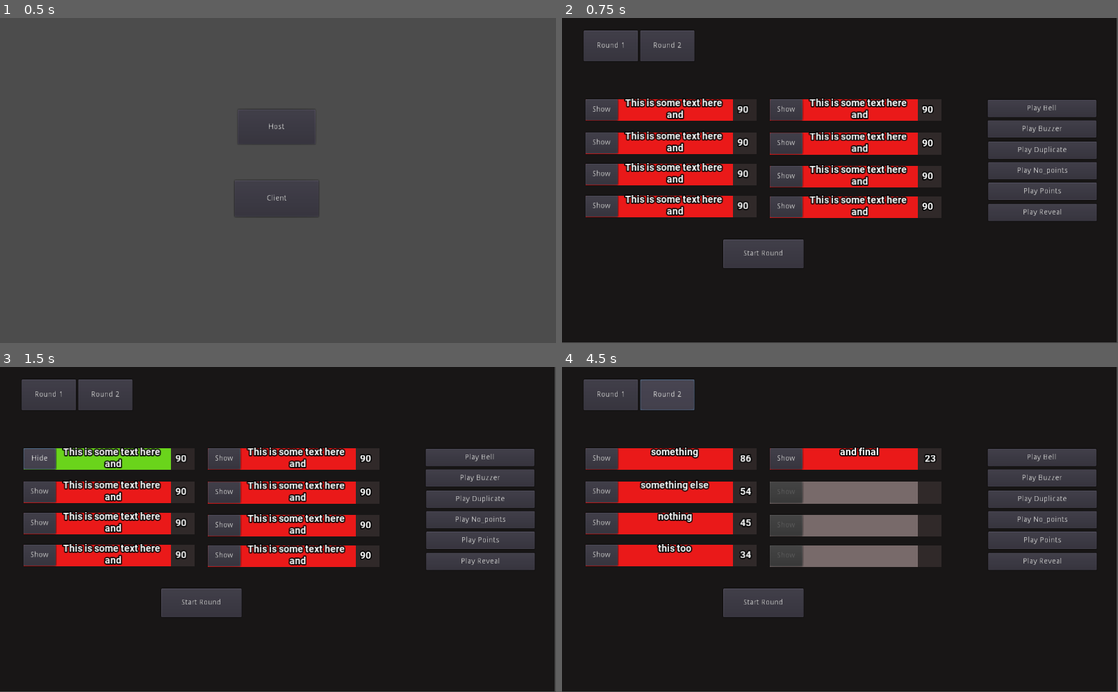
Above: before the commit, frames 1-4 (two rows, left to right).
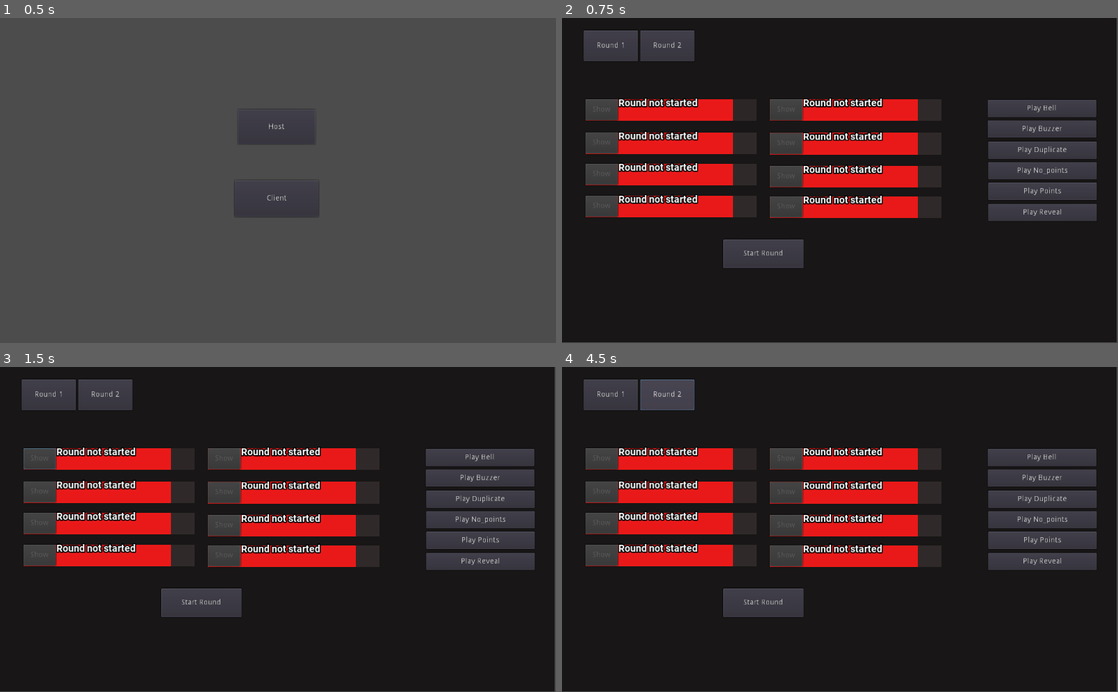
Above: after the commit, the same moments.

Repository: BlueM2ST/HalconFeud
Game: Godot game, scene res://Scenes/Main.tscn
Same seed, same stepped clock (60 frames per second), same inputs: the game is played once before the commit and once after it.
Inputs (mouse positions are in pixels of both pictures, inside the frame that each line leads up to):
- Up to frame 1 (0.5 s): no input
- Up to frame 2 (0.75 s): click "Host" at 0.5 s
- Up to frame 3 (1.5 s): click (38, 458) at 1.25 s, where only the run before the commit has a clickable "Show"
- Up to frame 4 (4.5 s): click (600, 458) at 2 s, where only the run before the commit has a clickable "Hide"; click "Play No_points" at 2.75 s; click "Round 1" at 3.5 s; click "Round 2" at 4.25 s

Frame 1 is identical in both runs. In frame 2, 4.5% of the frame differs, in the area x 5-67%, y 24-62%; in frame 3, 5.3%; in frame 4, 6.2%, in the area x 5-68%, y 24-62%.
Error after the commit: Attempt to call function 'get_children' in base 'null instance' on a null instance. (res://Scripts/host.gd:21)

Commit message:
added round selection, x button display

Diff:
--- a/Scripts/host.gd
+++ b/Scripts/host.gd
@@ -17,6 +17,9 @@
 	# connect sound buttons
 	for soundButton in get_node("SoundSection").get_children():
 		soundButton.connect("pressed", self, "sound_button_pressed", [soundButton])
+	# connect x buttons
+	for xButton in get_node("XButtons").get_children():
+		xButton.connect("pressed", self, "x_button_pressed", [xButton])
 	# connect button to start the round
 	$StartRoundButton.connect("pressed", self, "start_round_button_pressed")
 
@@ -25,9 +28,14 @@
 	self.show()
 	hostLoadAnswerDataFromFile()
 	hostDisplayRoundTabs()
+	hostResetRound()
 
 
-func toggle_button_pressed(button):
+func x_button_pressed(button:Button):
+	client.rpc("clientShowXButton", button.name)
+
+
+func toggle_button_pressed(button:Button):
 	if button.text == "Show":
 		button.get_parent().color = Color("#6ad41b")
 		client.rpc("clientShowAnswer", int(button.get_parent().name.split("")[-1])-1)
@@ -39,24 +47,20 @@
 
 
 func start_round_button_pressed():
-	displayNewRound()
+	client.rpc("clientDisplayRound", allRoundData[roundArray[currentRoundIndex]], roundArray[currentRoundIndex])
+	hostDisplayRound(allRoundData[roundArray[currentRoundIndex]], roundArray[currentRoundIndex])
 
 
-func sound_button_pressed(button):
+func sound_button_pressed(button:Button):
 	client.rpc("clientPlaySound", button.text.split(" ")[-1].to_lower())
 
 
-func round_select_button_pressed(button):
+func round_select_button_pressed(button:Button):
 	# the button name is the index of the answers to the round
 	if currentRoundIndex == int(button.name) -1:
 		return
 	currentRoundIndex = int(button.name) -1
-	displayNewRound()
-
-
-func displayNewRound():
-	client.rpc("clientDisplayRound", allRoundData[roundArray[currentRoundIndex]], roundArray[currentRoundIndex])
-	hostDisplayRound(allRoundData[roundArray[currentRoundIndex]], roundArray[currentRoundIndex])
+	hostResetRound()
 
 
 # the host will load the round data from a file
@@ -95,13 +99,7 @@
 	# add answer and point data to the slots on the client screen
 	for index in range(len(answerSlots)):
 		var slot = answerSlots[index]
-		# reset
-		slot.get_node("AnswerText").bbcode_text = ""
-		slot.color = Color("#ea1919")
-		slot.get_node("ScoreBackground/ScoreText").bbcode_enabled = true
-		slot.get_node("ScoreBackground/ScoreText").bbcode_text = ""
-		slot.get_node("ShowToggle").disabled = false
-		slot.get_node("ShowToggle").text = "Show"
+		hostResetAnswerSlot(slot)
 		# if there is an answer at the index, display it
 		if len(answersArray) > index:
 			slot.get_node("AnswerText").bbcode_text = "[center]" + answersArray[index]["answer"] + "[/center]"
@@ -110,3 +108,22 @@
 		else:
 			slot.get_node("ShowToggle").disabled = true
 			slot.color = Color("#786a6a")
+
+
+func hostResetRound():
+	var answerSlots = $AnswerSection.get_children()
+	# add answer and point data to the slots on the client screen
+	for index in range(len(answerSlots)):
+		var slot = answerSlots[index]
+		hostResetAnswerSlot(slot)
+		slot.get_node("AnswerText").bbcode_text = "Round not started"
+		slot.get_node("ShowToggle").disabled = true
+
+
+func hostResetAnswerSlot(slot):
+	slot.get_node("AnswerText").bbcode_text = ""
+	slot.color = Color("#ea1919")
+	slot.get_node("ScoreBackground/ScoreText").bbcode_enabled = true
+	slot.get_node("ScoreBackground/ScoreText").bbcode_text = ""
+	slot.get_node("ShowToggle").disabled = false
+	slot.get_node("ShowToggle").text = "Show"
